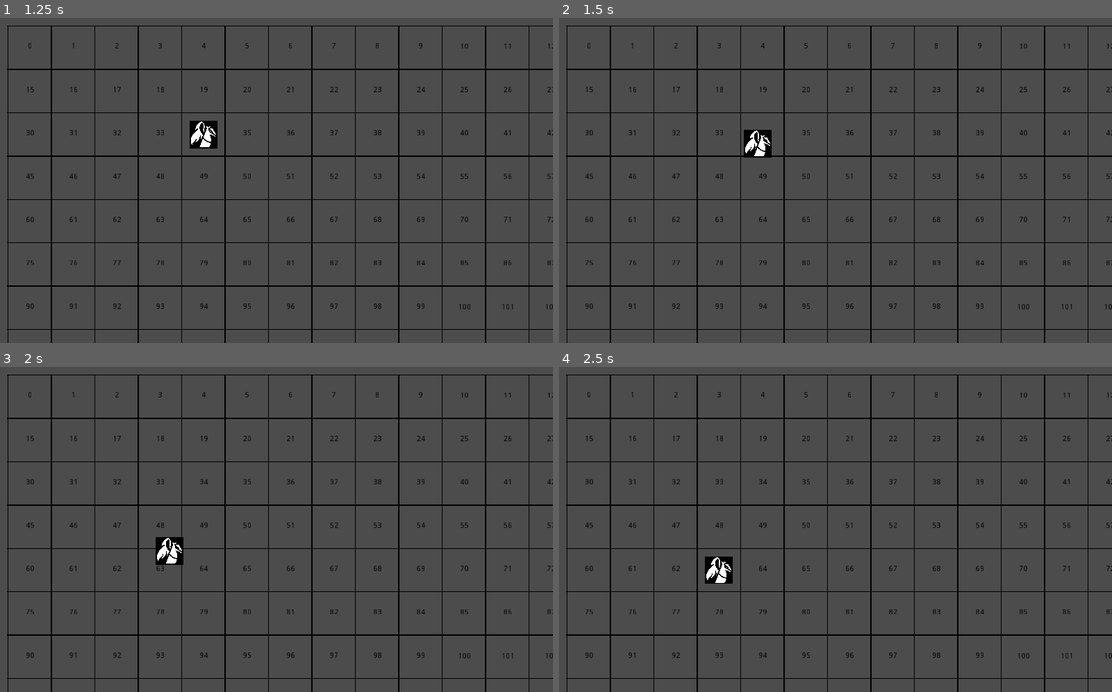
Above: before the commit, frames 1-4 (two rows, left to right).
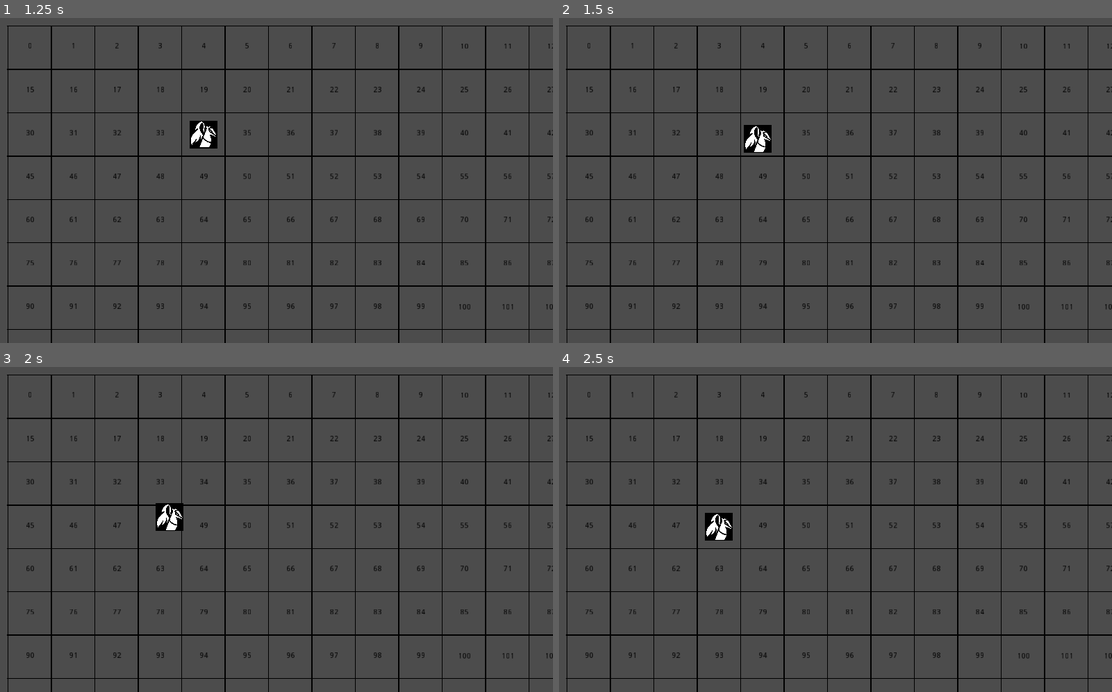
Above: after the commit, the same moments.

Repository: Loregret/godot-turn-based-template
Game: Godot game, scene res://objects/battle/Battle.tscn
Two runs of this game, one before a commit and one after it. Both use one fixed random seed, a clock stepped at 60 frames per second and the inputs below.
Inputs (mouse positions are in pixels of both pictures, inside the frame that each line leads up to):
- Up to frame 1 (1.25 s): move the mouse to (398, 164) at 0.52 s; click (398, 164) at 0.6 s
- Up to frame 2 (1.5 s): tap Enter at 1.25 s; move the mouse to (724, 196) at 1.27 s; click (724, 196) at 1.35 s
- Up to frame 3 (2 s): no input
- Up to frame 4 (2.5 s): move the mouse to (890, 458) at 2.02 s; click (890, 458) at 2.1 s

Frame 1 is identical in both runs. In frame 2, 0.3% of the frame differs, in the area x 33-39%, y 32-43%; in frame 3, 0.8%; in frame 4, 0.8%, in the area x 26-32%, y 44-67%.

Commit message:
movement fixed

Diff:
--- a/objects/battle/grid.gd
+++ b/objects/battle/grid.gd
@@ -5,25 +5,25 @@
 export var grid_size := Vector2(5, 5)
 
 var half_cell_size := cell_size / 2
-var grid_real_size := grid_size * cell_size
 
 onready var draw = $Draw
 onready var pathfinding = $Pathfinding
 onready var selected_unit := get_node("Unit")
+onready var grid_real_size := grid_size * cell_size
 
 func _ready():
 	generate_pathfinding()
 
 
 func is_within_bounds(cell_coordinates: Vector2) -> bool:
-	var out := cell_coordinates.x >= position.x and cell_coordinates.x < grid_real_size.x
-	return out and cell_coordinates.y >= position.y and cell_coordinates.y < grid_real_size.y
+	var out := cell_coordinates.x >= position.x and cell_coordinates.x - position.x < grid_real_size.x
+	return out and cell_coordinates.y >= position.y and cell_coordinates.y - position.y < grid_real_size.y
 
 
 func _input(event):
 	if event.is_action_released("LeftClick") and is_within_bounds(get_global_mouse_position()) and not selected_unit.is_moving:
-		selected_unit.move_to_index(pathfinding.astar.get_closest_point(get_global_mouse_position()), true)
-		print("grid mouse input: ", get_global_mouse_position())
+		selected_unit.move_to_index(pathfinding.astar.get_closest_point(get_global_mouse_position() - position), true)
+		print("grid mouse input: ", get_global_mouse_position() - position)
 		print("Unit ",selected_unit.get_instance_id()," moving to cell: ",
 		pathfinding.astar.get_closest_point(get_global_mouse_position()))
 
